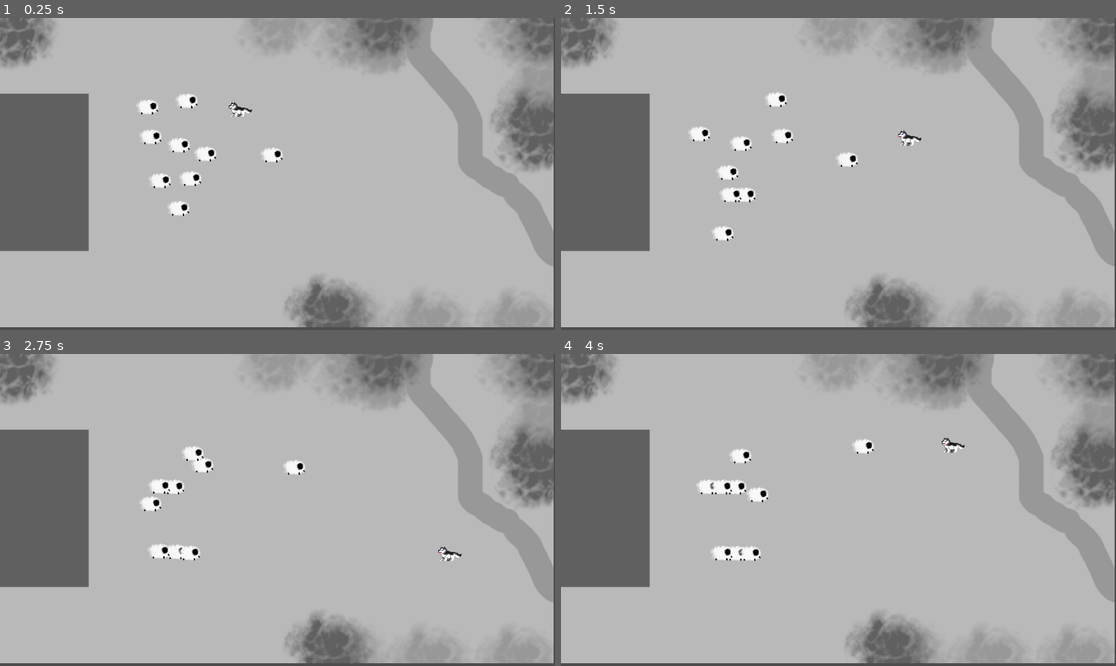
Above: before the commit, frames 1-4 (two rows, left to right).
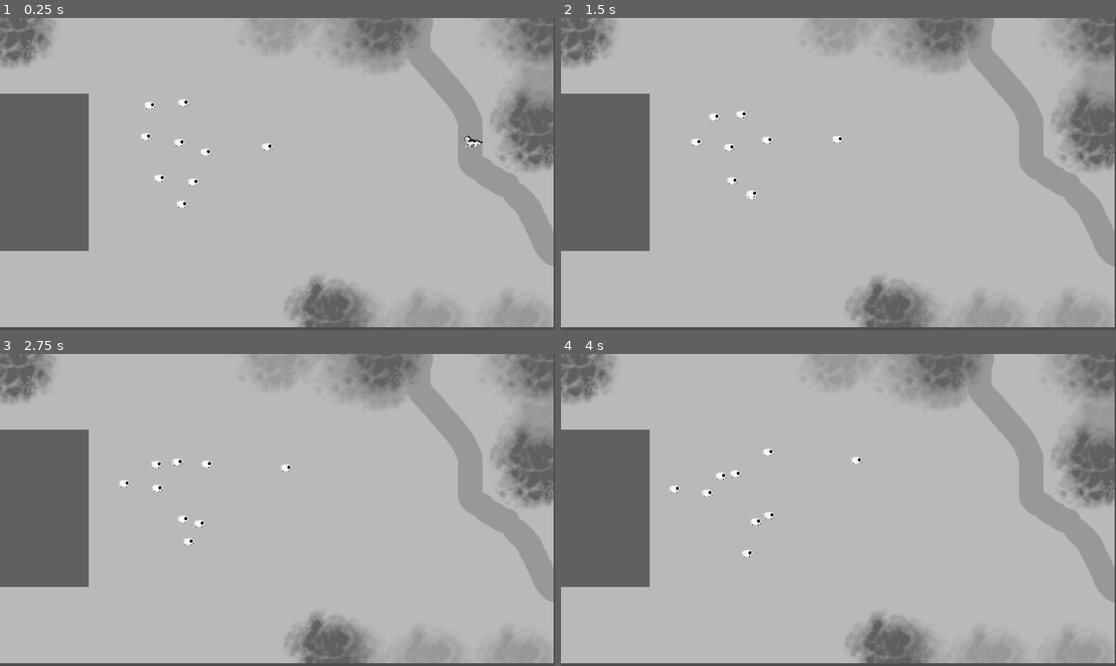
Above: after the commit, the same moments.

Repository: FarahKa/CalmBeforetheStorm
Game: Godot game, scene res://scenes/main_level.tscn
Two runs of this game, one before a commit and one after it. Both use one fixed random seed, a clock stepped at 60 frames per second and the inputs below.
Inputs:
- Up to frame 1 (0.25 s): no input
- Up to frame 2 (1.5 s): hold Right (ui_right) 0.53-1.28 s; hold Down (ui_down) from 1.28 s (still down)
- Up to frame 3 (2.75 s): release Down (ui_down) at 2.03 s; hold Right (ui_right) from 2.03 s (still down)
- Up to frame 4 (4 s): release Right (ui_right) at 2.78 s; hold Up (ui_up) 2.78-3.53 s; hold Left (ui_left) from 3.53 s (still down)

The runs differ from the first frame. In frame 1, 1.3% of the frame differs, in the area x 24-87%, y 24-64%; in frame 2, 1.5%, in the area x 23-65%, y 23-72%; in frame 3, 1.4%; in frame 4, 1.4%.

Commit message:
removed collisions from sheep

Diff:
--- a/scenes/main_level.tscn
+++ b/scenes/main_level.tscn
@@ -16,32 +16,42 @@
 position = Vector2(579, 330)
 
 [node name="Dog" parent="." instance=ExtResource("2_r2vb0")]
-position = Vector2(499, 211)
+position = Vector2(983, 274)
+scale = Vector2(0.8, 0.8)
 
 [node name="Sheep" parent="." instance=ExtResource("3_1rmii")]
+scale = Vector2(0.05, 0.05)
 
 [node name="Sheep2" parent="." instance=ExtResource("3_1rmii")]
 position = Vector2(378, 394)
+scale = Vector2(0.05, 0.05)
 
 [node name="Sheep3" parent="." instance=ExtResource("3_1rmii")]
 position = Vector2(429, 288)
+scale = Vector2(0.05, 0.05)
 
 [node name="Sheep4" parent="." instance=ExtResource("3_1rmii")]
 position = Vector2(405, 343)
+scale = Vector2(0.05, 0.05)
 
 [node name="Sheep5" parent="." instance=ExtResource("3_1rmii")]
 position = Vector2(330, 337)
+scale = Vector2(0.05, 0.05)
 
 [node name="Sheep6" parent="." instance=ExtResource("3_1rmii")]
 position = Vector2(378, 262)
+scale = Vector2(0.05, 0.05)
 
 [node name="Sheep7" parent="." instance=ExtResource("3_1rmii")]
 position = Vector2(383, 178)
+scale = Vector2(0.05, 0.05)
 
 [node name="Sheep8" parent="." instance=ExtResource("3_1rmii")]
 position = Vector2(308, 250)
+scale = Vector2(0.05, 0.05)
 
 [node name="Sheep9" parent="." instance=ExtResource("3_1rmii")]
 position = Vector2(313, 183)
+scale = Vector2(0.05, 0.05)
 
 [node name="Node" type="Node" parent="."]
--- a/scenes/sheep.tscn
+++ b/scenes/sheep.tscn
@@ -19,6 +19,9 @@
 [node name="Sheep" type="CharacterBody2D"]
 position = Vector2(554, 275)
 scale = Vector2(0.1, 0.1)
+collision_layer = 0
+motion_mode = 1
+platform_floor_layers = 4294967040
 script = ExtResource("1_x08my")
 
 [node name="SheepPlaceholder" type="AnimatedSprite2D" parent="."]
--- a/scripts/movement/sheep_movement.gd
+++ b/scripts/movement/sheep_movement.gd
@@ -24,19 +24,10 @@
 var state = IDLE
 
 const ACCELERATION = 300
-const MAX_SPEED = 50
+const MAX_SPEED = 20
 const TOLERANCE = 4.0
-const SPEED_AWAY =  100
+const SPEED_AWAY =  50
 
-
-
-func update_target_position():
-	var target_vector = Vector2(randf_range(-100, 100), randf_range(-100, 100))
-	target_position = start_position + target_vector
-
-func is_at_target_position():
-	# Stop moving when at target +/- tolerance
-	return (target_position - global_position).length() < TOLERANCE
 
 func _physics_process(delta):
 	match state:
@@ -45,16 +36,21 @@
 			# Maybe wait for X seconds with a timer before moving on
 			update_target_position()
 		WANDER:
+			if velocity == Vector2.ZERO:
+				state = IDLE
+				pass
+
+			print(velocity)
+
 			accelerate_to_point(target_position, ACCELERATION * delta)
 			#print(global_position.distance_to(dog.global_position))
 			#print(velocity)
-			if velocity == Vector2.ZERO:
-				update_target_position()
-				velocity=Vector2(20,20)
+
 
 			if global_position.distance_to(dog.global_position) < 100:
 				var direction = global_position.direction_to(dog.global_position)
 				velocity = -direction * SPEED_AWAY
+				target_position = global_position - direction
 
 
 			if is_at_target_position():
@@ -62,11 +58,16 @@
 
 	move_and_slide()
 
+func update_target_position():
+	var target_vector = Vector2(randf_range(-200, 200), randf_range(-200, 200))
+	target_position = start_position + target_vector
+
+func is_at_target_position():
+	# Stop moving when at target +/- tolerance
+	return (target_position - global_position).length() < TOLERANCE
+
 func accelerate_to_point(point, acceleration_scalar):
 	var direction = (point - global_position).normalized()
 	var acceleration_vector = direction * acceleration_scalar
-	accelerate(acceleration_vector)
-
-func accelerate(acceleration_vector):
 	velocity += acceleration_vector
 	velocity = velocity.limit_length(MAX_SPEED)
